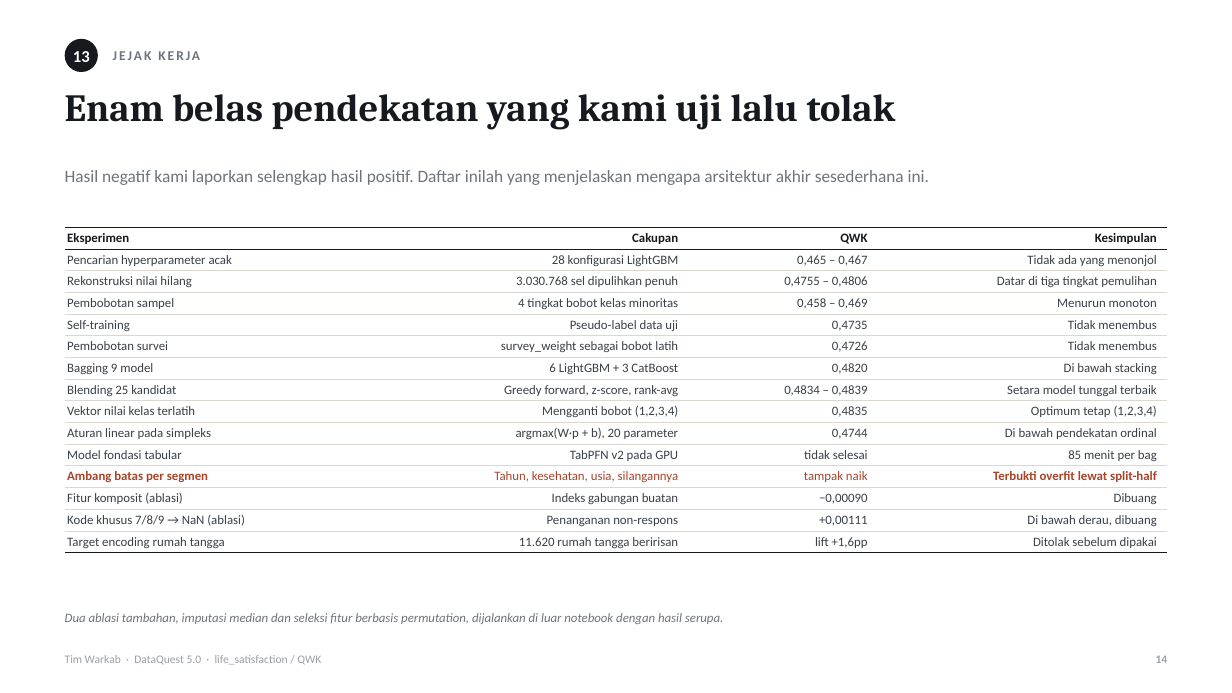
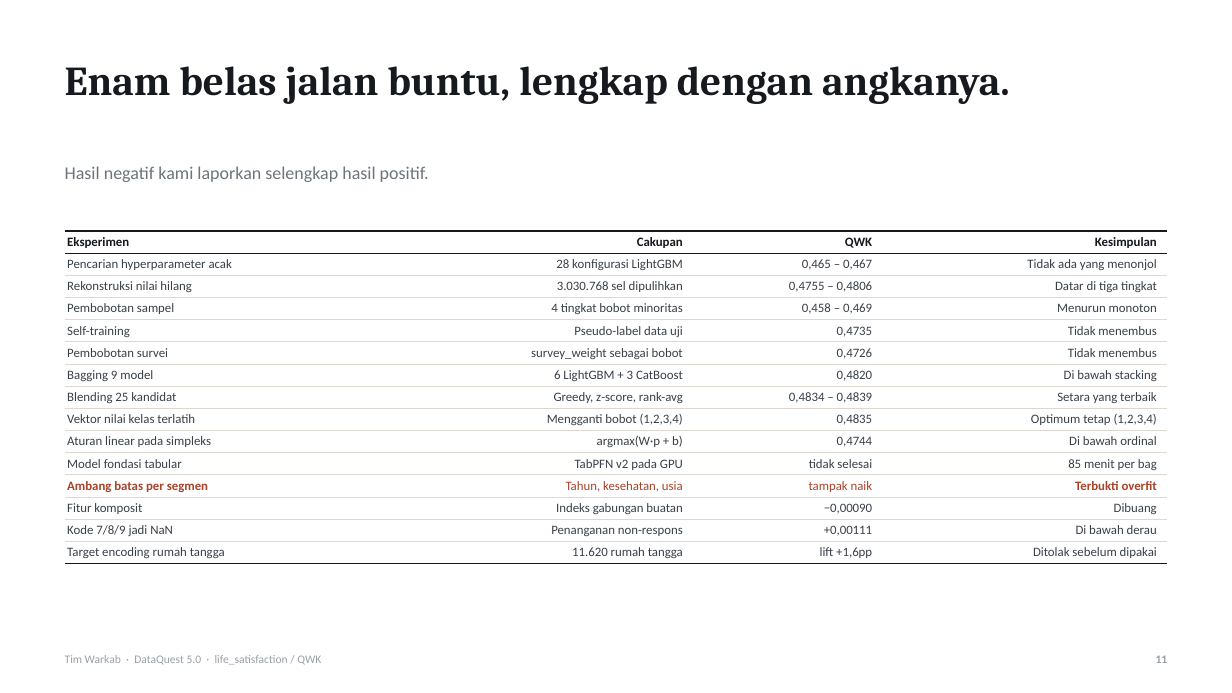
Before and after one commit to MikaelAdikara/DataQuest-Warkab, a slide deck: slide 11 of docs/Pitch_DataQuest5_Warkab.pptx (slide 14 before the commit). Drawn at 1232x693 pixels with LibreOffice and Linux fonts; fonts in the diff are those of the drawing. Boxes give left, top, right and bottom in pixels: in the first picture for what was removed or moved away, otherwise in the second. Text is boxed around its words. In the diff, an @@ line names an element or a change of style, - is before the commit and + after.

```diff
--- a/docs/Pitch_DataQuest5_Warkab.pptx
+++ b/docs/Pitch_DataQuest5_Warkab.pptx
@@ ellipse removed at (x1=65, y1=39, x2=98, y2=72) @@
@@ text removed at (x1=73, y1=51, x2=90, y2=62) @@
-13
@@ text removed at (x1=113, y1=51, x2=200, y2=60) @@
-JEJAK KERJA
@@ text at (x1=65, y1=66, x2=1010, y2=104): text changed; size 30 to 32 pt @@
-Enam belas pendekatan yang kami uji lalu tolak
+Enam belas jalan buntu, lengkap dengan angkanya.
@@ text at (x1=65, y1=166, x2=429, y2=182): text changed; size 13.5 to 14 pt @@
-Hasil negatif kami laporkan selengkap hasil positif. Daftar inilah yang menjelaskan mengapa arsitektur akhir sesederhana ini.
+Hasil negatif kami laporkan selengkap hasil positif.
@@ table at (x1=65, y1=231, x2=1167, y2=562) @@
-row 3, column 2: 3.030.768 sel dipulihkan penuh
+row 3, column 2: 3.030.768 sel dipulihkan
-row 3, column 4: Datar di tiga tingkat pemulihan
+row 3, column 4: Datar di tiga tingkat
-row 4, column 2: 4 tingkat bobot kelas minoritas
+row 4, column 2: 4 tingkat bobot minoritas
-row 6, column 2: survey_weight sebagai bobot latih
+row 6, column 2: survey_weight sebagai bobot
-row 8, column 2: Greedy forward, z-score, rank-avg
+row 8, column 2: Greedy, z-score, rank-avg
-row 8, column 4: Setara model tunggal terbaik
+row 8, column 4: Setara yang terbaik
-row 10, column 2: argmax(W·p + b), 20 parameter
+row 10, column 2: argmax(W·p + b)
-row 10, column 4: Di bawah pendekatan ordinal
+row 10, column 4: Di bawah ordinal
-row 12, column 2: Tahun, kesehatan, usia, silangannya
+row 12, column 2: Tahun, kesehatan, usia
-row 12, column 4: Terbukti overfit lewat split-half
+row 12, column 4: Terbukti overfit
-row 13, column 1: Fitur komposit (ablasi)
+row 13, column 1: Fitur komposit
-row 14, column 1: Kode khusus 7/8/9 → NaN (ablasi)
+row 14, column 1: Kode 7/8/9 jadi NaN
-row 14, column 4: Di bawah derau, dibuang
+row 14, column 4: Di bawah derau
-row 15, column 2: 11.620 rumah tangga beririsan
+row 15, column 2: 11.620 rumah tangga
@@ table resized from (x1=65, y1=227, x2=1167, y2=552) to (x1=65, y1=231, x2=1167, y2=562) @@
@@ text removed at (x1=65, y1=613, x2=723, y2=624) @@
-Dua ablasi tambahan, imputasi median dan seleksi fitur berbasis permutation, dijalankan di luar notebook dengan hasil serupa.
@@ text at (x1=1156, y1=655, x2=1168, y2=663): text changed @@
-14
+11
```
Also in this commit, not shown: 17 other slides changed, 2 slides added, 5 slides removed, 1 other file.
